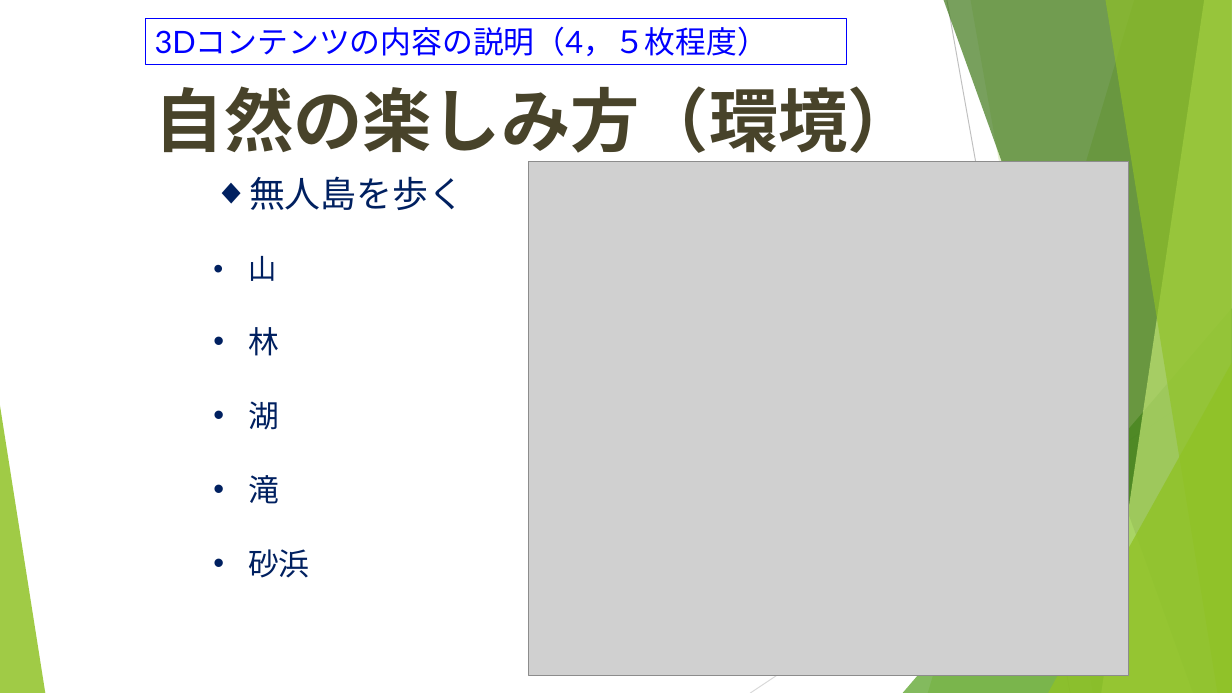
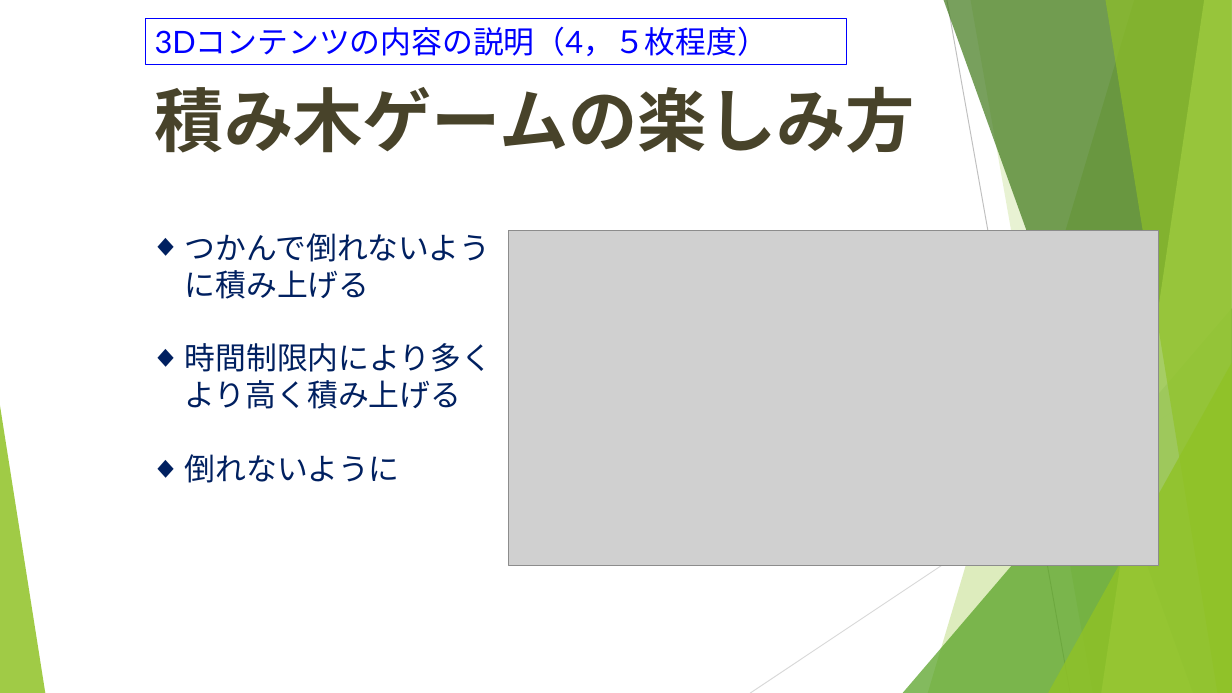
Before and after one commit to tomochapee12/VR_bl, a slide deck: slide 5 of 01安井_02吉本_積み木タイムアタック.pptx. Drawn at 1232x693 pixels with LibreOffice and Linux fonts; fonts in the diff are those of the drawing; grey boxes stand for pictures. Boxes give left, top, right and bottom in pixels: in the first picture for what was removed or moved away, otherwise in the second. Text is boxed around its words. In the diff, an @@ line names an element or a change of style, - is before the commit and + after.

```diff
--- a/01安井_02吉本_積み木タイムアタック.pptx
+++ b/01安井_02吉本_積み木タイムアタック.pptx
@@ title at bbox=[155, 87, 915, 153]: text changed @@
-自然の楽しみ方（環境）
+積み木ゲームの楽しみ方
@@ text at bbox=[185, 233, 492, 483]: text changed; size 28 to 24 pt @@
-◆ 無人島を歩く
-• 山
-• 林
-• 湖
-• 滝
-• 砂浜
+◆ つかんで倒れないように積み上げる
+◆ 時間制限内により多くより高く積み上げる
+◆ 倒れないように
@@ picture: place and size @@
-picture at bbox=[529, 161, 1128, 675]
+picture at bbox=[509, 231, 1159, 566]
```
Also in this commit, not shown: 4 other slides changed.
